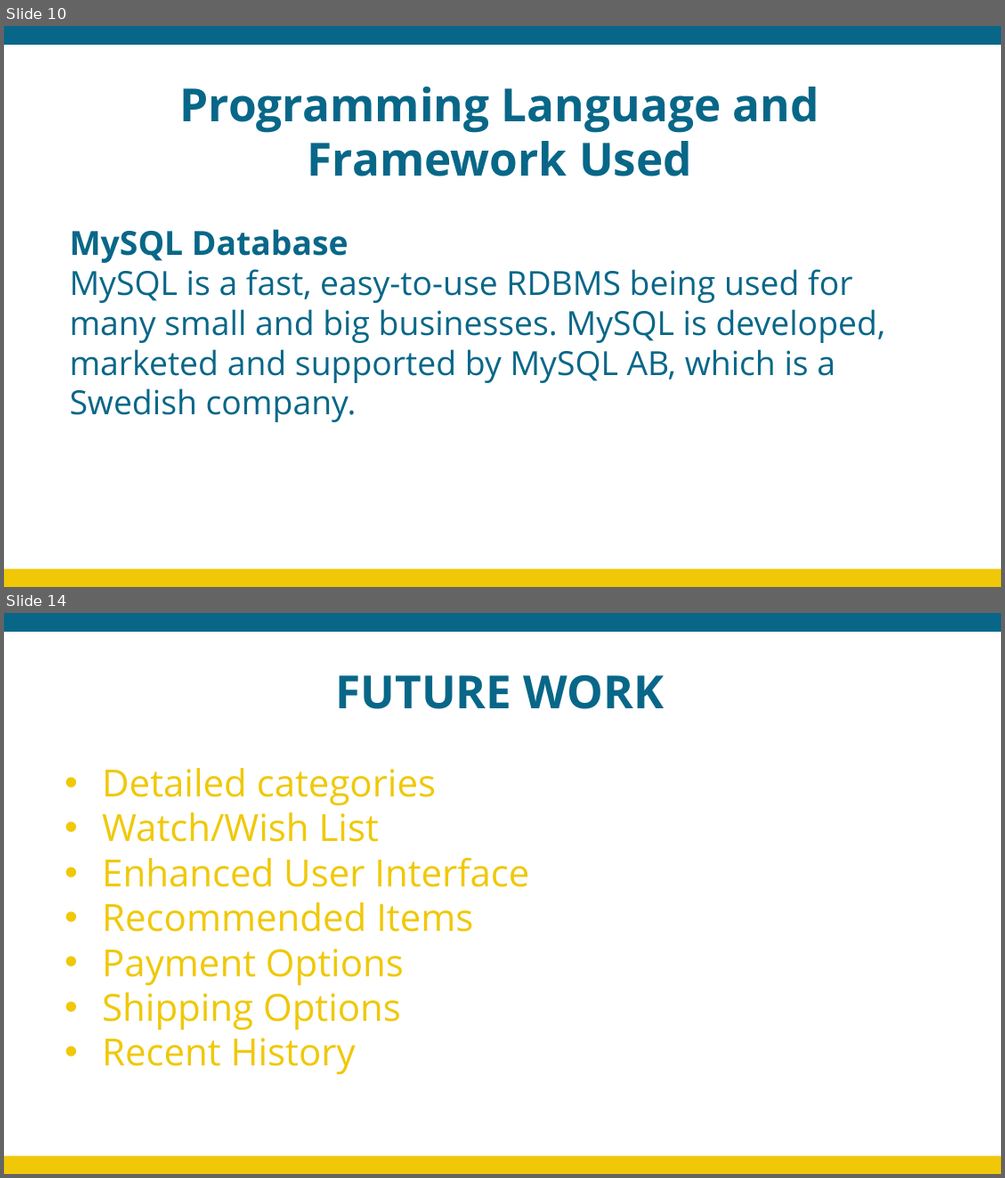
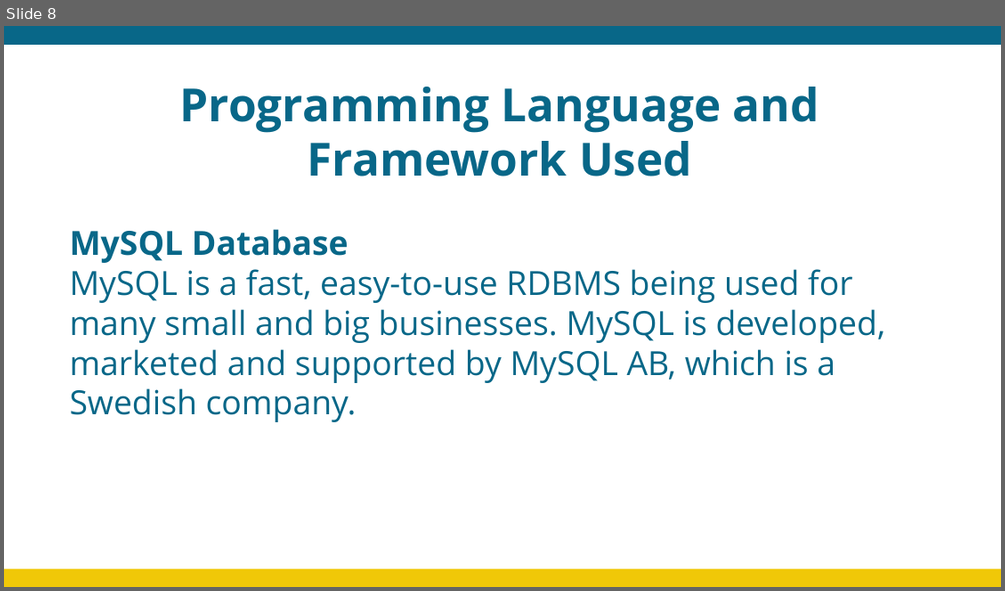
Before and after one commit to prabinEsignature/ppt-design-files, a slide deck: demo.pptx. Shown one above the other, each under a label of ours: slides 10 and 14 before the commit, slide 8 after it; the slides between them are not shown. The pictures are 1005x1178 and 1005x591 pixels, drawn with LibreOffice and Linux fonts; fonts in the diff are those of the drawing. Boxes give left, top, right and bottom in pixels: in the first picture for what was removed or moved away, otherwise in the second. Text is boxed around its words. In the diff, an @@ line names an element or a change of style, - is before the commit and + after.

```diff
--- a/demo.pptx
+++ b/demo.pptx
@@ slide 14 removed at [4,613,1001,1174], background #FFFFFF @@
@@ rectangle removed at [4,613,1001,632] @@
@@ text removed at [335,674,664,709] @@
-FUTURE WORK
@@ text removed at [102,768,529,1074] @@
-• Detailed categories
-• Watch/Wish List
-• Enhanced User Interface
-• Recommended Items
-• Payment Options
-• Shipping Options
-• Recent History
@@ rectangle removed at [4,1156,1001,1174] @@
@@ what was slide 10 is now slide 8 @@
```
Also in this commit, not shown: 6 other slides removed.
